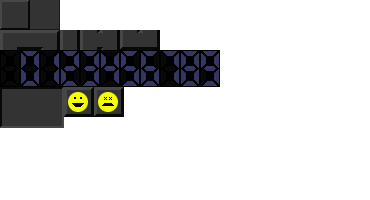
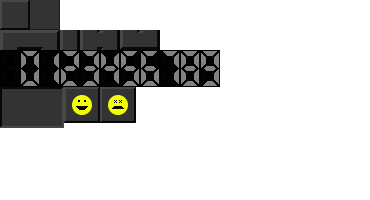
Layer changes from the first 370×200 image to the second:
painted on "numbers - filled" over [21, 51, 219, 86]
"numbers - white": opacity 3% → 1% over [1, 51, 219, 86]
moved "smile" above "blocks - grid", painted on it over [68, 92, 128, 115]
painted on "blocks - 3d - white" over [64, 87, 135, 122]
painted on "blocks - 3d - black" over [64, 87, 136, 123]
painted on "blocks - base" over [64, 87, 136, 123]